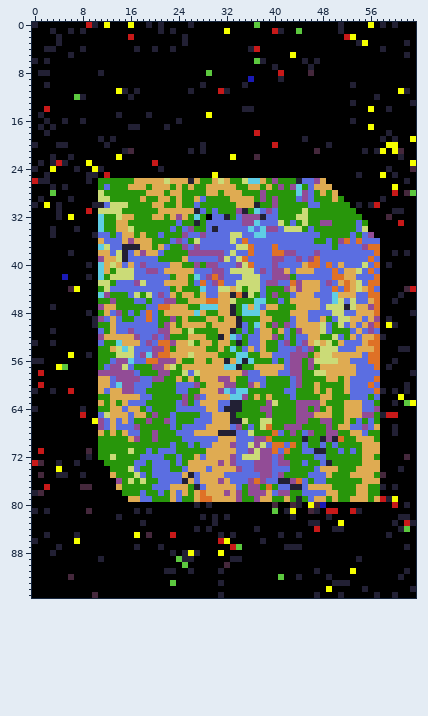
File history of a pixel-art file, Assets/Planet Cards/Cube.aseprite. The picture above was drawn from the file before the commit.
64x96 pixels, 1 frame.
Once edited:
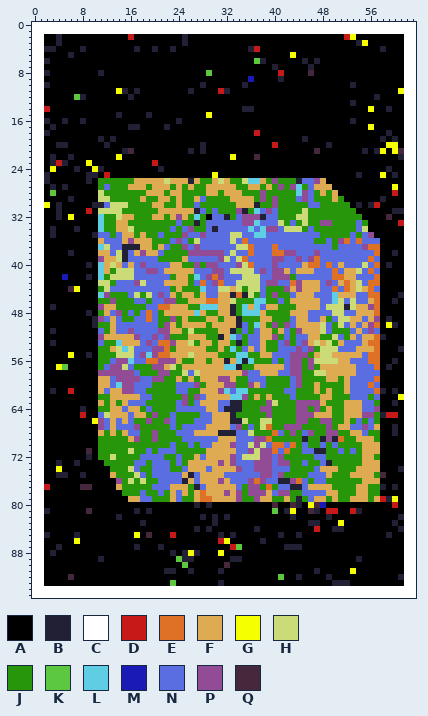
Palette (. is transparent): A #000000  B #222034  C #ffffff  D #c81919  E #df7126  F #dfab52  G #f6ff00  H #cbdb77  J #28960b  K #5cc83f  L #5fcde4  M #1a1ab6  N #5b6ee1  P #924c96  Q #45283c
Change:
Changed rows in their new state; - is an unchanged pixel.
Layer "Background":
first column x 0:
 0 CCCCCCCCCCCCCCCCCCCCCCCCCCCCCCCCCCCCCCCCCCCCCCCCCCCCCCCCCCCCCCCC
 1 CCCCCCCCCCCCCCCCCCCCCCCCCCCCCCCCCCCCCCCCCCCCCCCCCCCCCCCCCCCCCCCC
 2 CC------------------------------------------------------------CC
 3 CC------------------------------------------------------------CC
 4 CC------------------------------------------------------------CC
 5 CC------------------------------------------------------------CC
 6 CC------------------------------------------------------------CC
 7 CC------------------------------------------------------------CC
 8 CC------------------------------------------------------------CC
 9 CC------------------------------------------------------------CC
10 CC------------------------------------------------------------CC
11 CC------------------------------------------------------------CC
12 CC------------------------------------------------------------CC
13 CC------------------------------------------------------------CC
14 CC------------------------------------------------------------CC
15 CC------------------------------------------------------------CC
16 CC------------------------------------------------------------CC
17 CC------------------------------------------------------------CC
18 CC------------------------------------------------------------CC
19 CC------------------------------------------------------------CC
20 CC------------------------------------------------------------CC
21 CC------------------------------------------------------------CC
22 CC------------------------------------------------------------CC
23 CC------------------------------------------------------------CC
24 CC------------------------------------------------------------CC
25 CC------------------------------------------------------------CC
26 CC------------------------------------------------------------CC
27 CC------------------------------------------------------------CC
28 CC------------------------------------------------------------CC
29 CC------------------------------------------------------------CC
30 CC------------------------------------------------------------CC
31 CC------------------------------------------------------------CC
32 CC------------------------------------------------------------CC
33 CC------------------------------------------------------------CC
34 CC------------------------------------------------------------CC
35 CC------------------------------------------------------------CC
36 CC------------------------------------------------------------CC
37 CC------------------------------------------------------------CC
38 CC------------------------------------------------------------CC
39 CC------------------------------------------------------------CC
40 CC------------------------------------------------------------CC
41 CC------------------------------------------------------------CC
42 CC------------------------------------------------------------CC
43 CC------------------------------------------------------------CC
44 CC------------------------------------------------------------CC
45 CC------------------------------------------------------------CC
46 CC------------------------------------------------------------CC
47 CC------------------------------------------------------------CC
48 CC------------------------------------------------------------CC
49 CC------------------------------------------------------------CC
50 CC------------------------------------------------------------CC
51 CC------------------------------------------------------------CC
52 CC------------------------------------------------------------CC
53 CC------------------------------------------------------------CC
54 CC------------------------------------------------------------CC
55 CC------------------------------------------------------------CC
56 CC------------------------------------------------------------CC
57 CC------------------------------------------------------------CC
58 CC------------------------------------------------------------CC
59 CC------------------------------------------------------------CC
60 CC------------------------------------------------------------CC
61 CC------------------------------------------------------------CC
62 CC------------------------------------------------------------CC
63 CC------------------------------------------------------------CC
64 CC------------------------------------------------------------CC
65 CC------------------------------------------------------------CC
66 CC------------------------------------------------------------CC
67 CC------------------------------------------------------------CC
68 CC------------------------------------------------------------CC
69 CC------------------------------------------------------------CC
70 CC------------------------------------------------------------CC
71 CC------------------------------------------------------------CC
72 CC------------------------------------------------------------CC
73 CC------------------------------------------------------------CC
74 CC------------------------------------------------------------CC
75 CC------------------------------------------------------------CC
76 CC------------------------------------------------------------CC
77 CC------------------------------------------------------------CC
78 CC------------------------------------------------------------CC
79 CC------------------------------------------------------------CC
80 CC------------------------------------------------------------CC
81 CC------------------------------------------------------------CC
82 CC------------------------------------------------------------CC
83 CC------------------------------------------------------------CC
84 CC------------------------------------------------------------CC
85 CC------------------------------------------------------------CC
86 CC------------------------------------------------------------CC
87 CC------------------------------------------------------------CC
88 CC------------------------------------------------------------CC
89 CC------------------------------------------------------------CC
90 CC------------------------------------------------------------CC
91 CC------------------------------------------------------------CC
92 CC------------------------------------------------------------CC
93 CC------------------------------------------------------------CC
94 CCCCCCCCCCCCCCCCCCCCCCCCCCCCCCCCCCCCCCCCCCCCCCCCCCCCCCCCCCCCCCCC
95 CCCCCCCCCCCCCCCCCCCCCCCCCCCCCCCCCCCCCCCCCCCCCCCCCCCCCCCCCCCCCCCC
Pixel boxes of the changes (left, top, right, bottom) in both pictures:
changed: (32, 22, 416, 598)
